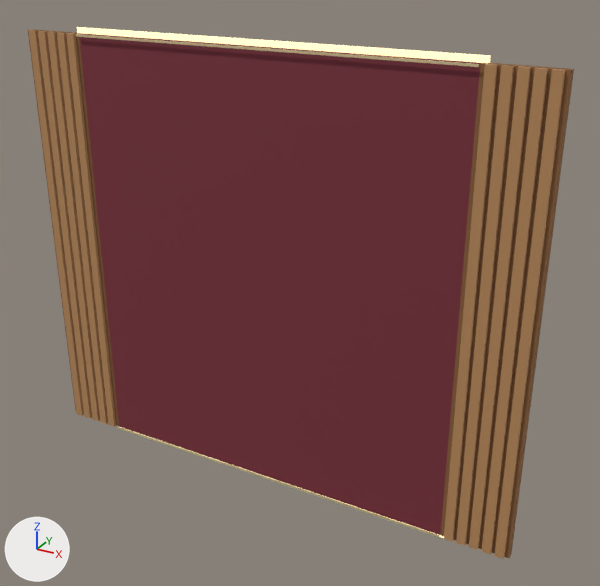
A saved change to the glTF model dist/web/modelos/painel_logo.glb.
Camera for both pictures: a 50 mm camera at (2.2, -3.55, 3.06) aimed at (0.2, 0.09, 1.24). The lights are fixed; the arrows at lower left show +X, +Y and +Z. The picture after the commit comes second. Vertices at exactly the same position are counted once.

Names of what the first picture shows: 'painel_logo'.
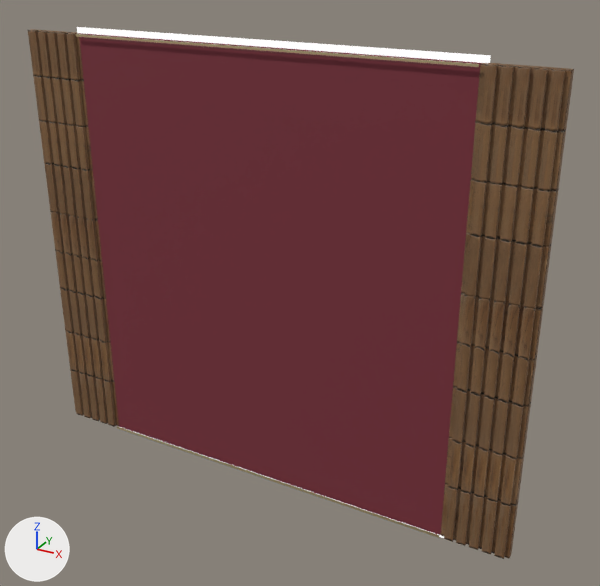
What differs and where, as boxes [x1, y1, x2, y2] in the pictures (600 x 586 px):
'painel_logo', surface changed, recoloured (darker)
    both: [28, 27, 574, 559]

Patch to the scene script:
```diff
--- a/dist/web/modelos/painel_logo.glb.py
+++ b/dist/web/modelos/painel_logo.glb.py
@@ img_wood_planks_diffuse @@
+img_wood_planks_diffuse = load_image('wood_planks_diffuse', '_unpacked/wood_planks_diffuse', 2048, 2048, 'sRGB')
@@ img_wood_planks_normal @@
+img_wood_planks_normal = load_image('wood_planks_normal', '_unpacked/wood_planks_normal', 2048, 2048, 'Non-Color')
@@ img_wood_planks_roughness_metallic_roughness @@
+img_wood_planks_roughness_metallic_roughness = load_image('wood_planks_roughness_metallic_roughness', '_unpacked/wood_planks_roughness_metallic_roughness', 2048, 2048, 'Non-Color')
@@ mat_madeira_escura @@
 mat_madeira_escura = bpy.data.materials.new('madeira_escura')
-# nodes: BsdfPrincipled, OutputMaterial
-# colours: brown #8a6039
+# nodes: BsdfPrincipled, Math x2, NormalMap, OutputMaterial, SeparateColor, TexImage x3
+# uses the picture img_wood_planks_diffuse
+# uses the picture img_wood_planks_normal
+# uses the picture img_wood_planks_roughness_metallic_roughness
@@ mat_madeira @@
 mat_madeira = bpy.data.materials.new('madeira')
-# nodes: BsdfPrincipled, OutputMaterial
-# colours: orange #b98a5b
+# nodes: BsdfPrincipled, Math x2, NormalMap, OutputMaterial, SeparateColor, TexImage x3
+# uses the picture img_wood_planks_diffuse
+# uses the picture img_wood_planks_normal
+# uses the picture img_wood_planks_roughness_metallic_roughness
@@ mat_led @@
 mat_led = principled_material('led')
-mat_led.base_color = (1.0, 0.799, 0.434)  # beige #ffe7b0
-mat_led.emission_color = (1.0, 0.799, 0.434)  # beige #ffe7b0
+mat_led.base_color = (0.005, 0.005, 0.005)  # black #101010
 mat_led.emission_strength = 1.0
@@ mat_champagne @@
 mat_champagne.base_color = (0.76, 0.624, 0.361)  # beige #e2cfa2
-mat_champagne.metallic = 0.45
+mat_champagne.metallic = 0.9
@@ me_painel_logo @@
 me_painel_logo.from_pydata(...)  # 132 vertices, 228 faces; spans x -1.5..1.5, y -0.03..0.03, z 0.0..2.56
 # used by ob_painel_logo; location = (0.0, 0.0, 0.0)
+# me_painel_logo part 1: texture (UV) coordinates changed
 me_painel_logo.materials.append(mat_marsala)
```
